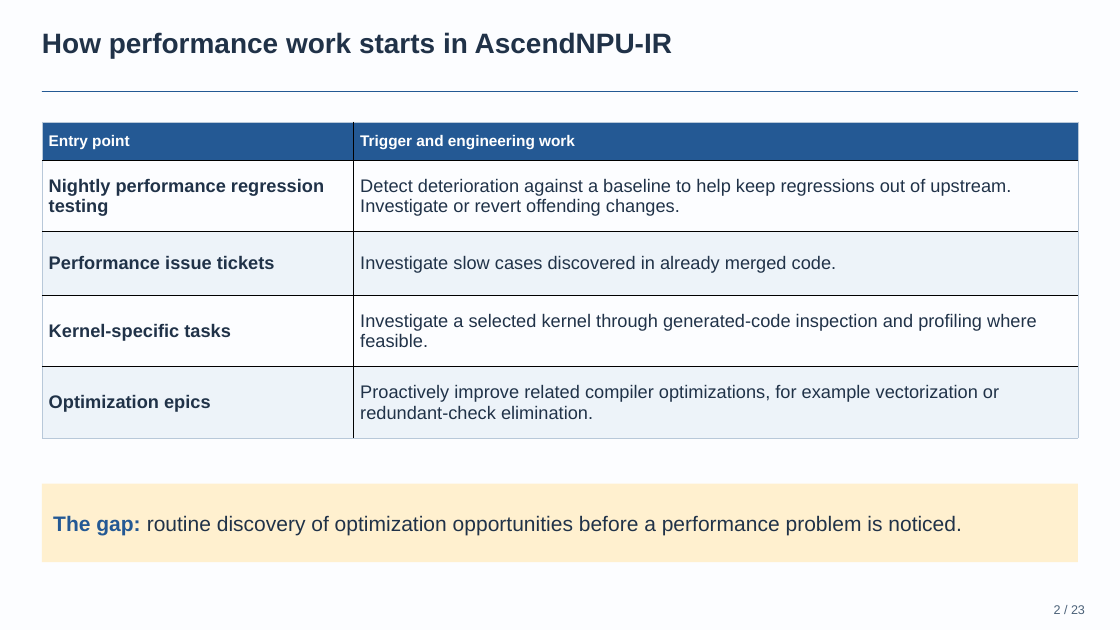
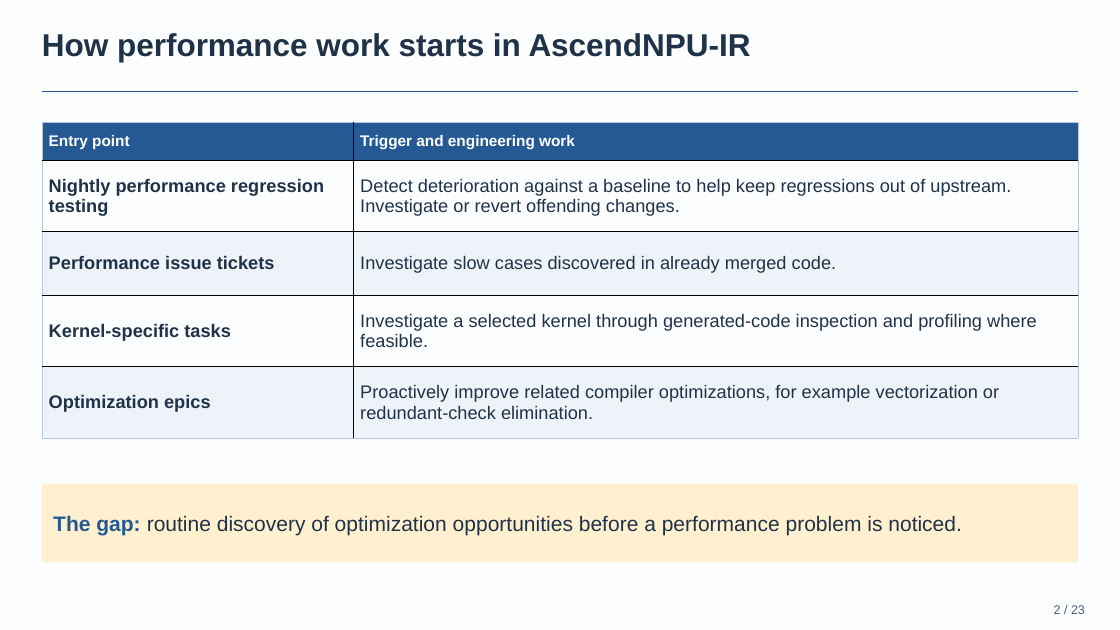
Before and after one commit to BonZirka/ascend-npu-optimization-research, a slide deck: slide 2 of output/ascend-optimization-pitch/ascend-optimization-technical.pptx. Drawn at 1120x630 pixels with LibreOffice and Linux fonts; fonts in the diff are those of the drawing. Boxes give left, top, right and bottom in pixels: in the first picture for what was removed or moved away, otherwise in the second. Text is boxed around its words. In the diff, an @@ line names an element or a change of style, - is before the commit and + after.

```diff
--- a/output/ascend-optimization-pitch/ascend-optimization-technical.pptx
+++ b/output/ascend-optimization-pitch/ascend-optimization-technical.pptx
@@ text "How performance work starts in ..." at <box>42,33,751,62</box>: size 30 to 33.8 pt @@
```
Also in this commit, not shown: 1 other slide changed, 4 other files.
